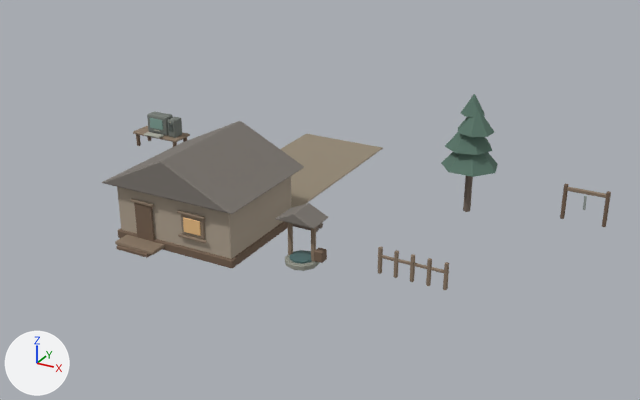
The Blender file assets/source/blender/urman_modular_kit.blend: old version first, new version second.
Camera for both pictures: a 50 mm camera at (23.0, -30.9, 18.2) aimed at (3.9, 3.9, 0.8). Lighting does not change. The marker at lower left points along +X, +Y and +Z. The older version comes first. Objects named as collision shapes, trigger or cutter boxes, shadow casters or lower levels of detail are left out.

Names of what the first picture shows: 'HouseA_Door_LOD0', 'HouseA_Foundation_LOD0', 'HouseA_Roof_LOD0', 'HouseA_Walls_LOD0', 'PineA_Crown_LOD0', 'RoadDirt_Straight_LOD0', 'WellA_Roof_LOD0' and 29 more.
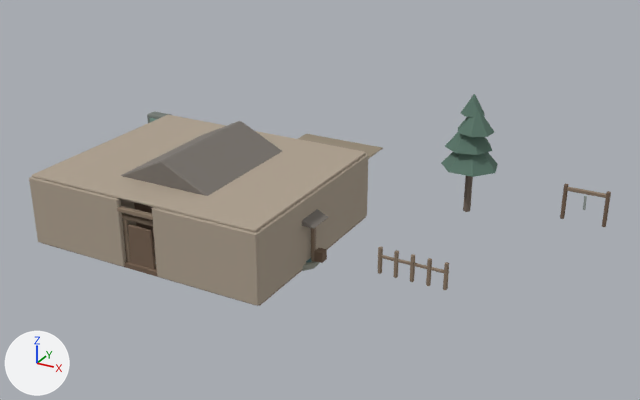
Not visible in the pictures: 'HouseInterior_FloorBoard_03_LOD0', 'HouseInterior_LeftWall_LOD0'.

Pixel boxes (x1, y1, x2, y2) of what changed, in the pictures (640 x 400 px):
'HouseInterior_CeilingField_LOD0', added (beige): after (32, 115, 366, 232)
'HouseInterior_FrontWallRight_LOD0', added (beige): after (152, 207, 260, 306)
'HouseInterior_RightWall_LOD0', added (beige): after (256, 154, 368, 304)
'HouseInterior_FrontWallLeft_LOD0', added (beige): after (29, 177, 126, 267)
'HouseInterior_EntryDoor_LOD0', added (brown): after (128, 224, 156, 269)
'HouseInterior_BaseTrimFront_LOD0', added: after (43, 243, 254, 305)
'HouseInterior_FrontWallLintel_LOD0', added: after (117, 206, 153, 220)
'HouseInterior_EntryFrameLeft_LOD0', added (mostly hidden): after (123, 219, 130, 262)
'HouseInterior_EntryFrameTop_LOD0', added: after (122, 214, 153, 227)
'HouseInterior_FloorBoard_05_LOD0', added: after (259, 217, 366, 306)
'HouseInterior_EntryFrameRight_LOD0', added (mostly hidden): after (153, 230, 157, 270)
'HouseInterior_FloorBoard_02_LOD0', added: after (125, 251, 156, 263)
'HouseA_Walls_LOD0', unchanged, covered by the edit: before (117, 176, 291, 259); after (120, 199, 153, 230)
'RoadDirt_Straight_LOD0', unchanged, covered by the edit: before (280, 134, 383, 208); after (298, 134, 383, 159)
'HouseA_Foundation_LOD0', unchanged, covered by the edit: before (118, 221, 288, 269)

What changed in the scene script:
```text
Add ob_houseinterior_entryframetop_lod0:
    ob_houseinterior_entryframetop_lod0 = bpy.data.objects.new('HouseInterior_EntryFrameTop_LOD0', me_cube_031_1)  # 24 vertices, 26 faces; spans x -0.96..0.96, y -0.1..0.1, z -0.09..0.09; in mat_weatheredwood (brown #8e7c69)
    ob_houseinterior_entryframetop_lod0.location = (0.0, -4.72, 2.4)
Add ob_houseinterior_entryframeright_lod0:
    ob_houseinterior_entryframeright_lod0 = bpy.data.objects.new('HouseInterior_EntryFrameRight_LOD0', me_cube_030_1)  # 24 vertices, 26 faces; spans x -0.1..0.1, y -0.09..0.09, z -1.2..1.2; in mat_weatheredwood (brown #8e7c69)
    ob_houseinterior_entryframeright_lod0.location = (0.8, -4.72, 1.2)
Add ob_houseinterior_entryframeleft_lod0:
    ob_houseinterior_entryframeleft_lod0 = bpy.data.objects.new('HouseInterior_EntryFrameLeft_LOD0', me_cube_030_1.copy())
    ob_houseinterior_entryframeleft_lod0.location = (-0.8, -4.72, 1.2)
Add ob_houseinterior_entrydoor_lod0:
    ob_houseinterior_entrydoor_lod0 = bpy.data.objects.new('HouseInterior_EntryDoor_LOD0', me_houseinterior_entrydoor_lod0mesh)  # 24 vertices, 26 faces; spans x -0.69..0.69, y -0.05..0.05, z -1.08..1.08; in mat_darkwood (brown #766150)
    ob_houseinterior_entrydoor_lod0.location = (0.0, -4.8, 1.05)
Add ob_houseinterior_frontwalllintel_lod0:
    ob_houseinterior_frontwalllintel_lod0 = bpy.data.objects.new('HouseInterior_FrontWallLintel_LOD0', me_cube_028_1)  # 24 vertices, 26 faces; spans x -0.99..0.99, y -0.12..0.12, z -0.11..0.11; in mat_weatheredwood (brown #8e7c69)
    ob_houseinterior_frontwalllintel_lod0.location = (0.0, -4.9, 2.82)
Add ob_houseinterior_frontwallright_lod0:
    ob_houseinterior_frontwallright_lod0 = bpy.data.objects.new('HouseInterior_FrontWallRight_LOD0', me_cube_027_1)  # 24 vertices, 26 faces; spans x -2.55..2.55, y -0.11..0.11, z -1.6..1.6; in mat_paintedplaster (beige #afa290)
    ob_houseinterior_frontwallright_lod0.location = (3.45, -4.9, 1.68)
Add ob_houseinterior_frontwallleft_lod0:
    ob_houseinterior_frontwallleft_lod0 = bpy.data.objects.new('HouseInterior_FrontWallLeft_LOD0', me_cube_027_1.copy())
    ob_houseinterior_frontwallleft_lod0.location = (-3.45, -4.9, 1.68)
Add ob_houseinterior_rightwall_lod0:
    ob_houseinterior_rightwall_lod0 = bpy.data.objects.new('HouseInterior_RightWall_LOD0', me_cube_025_1)  # 24 vertices, 26 faces; spans x -0.11..0.11, y -4.9..4.9, z -1.6..1.6; in mat_paintedplaster (beige #afa290)
    ob_houseinterior_rightwall_lod0.location = (5.9, 0.0, 1.68)
Add ob_houseinterior_leftwall_lod0:
    ob_houseinterior_leftwall_lod0 = bpy.data.objects.new('HouseInterior_LeftWall_LOD0', me_cube_025_1.copy())
    ob_houseinterior_leftwall_lod0.location = (-5.9, 0.0, 1.68)
Add ob_houseinterior_ceilingfield_lod0:
    ob_houseinterior_ceilingfield_lod0 = bpy.data.objects.new('HouseInterior_CeilingField_LOD0', me_cube_020_1)  # 24 vertices, 26 faces; spans x -5.9..5.9, y -4.9..4.9, z -0.06..0.06; in mat_paintedplaster (beige #afa290)
    ob_houseinterior_ceilingfield_lod0.location = (0.0, 0.0, 3.34)
Add ob_houseinterior_basetrimfront_lod0:
    ob_houseinterior_basetrimfront_lod0 = bpy.data.objects.new('HouseInterior_BaseTrimFront_LOD0', me_cube_019_1)  # 24 vertices, 26 faces; spans x -5.85..5.85, y -0.11..0.11, z -0.13..0.13; in mat_darkwood (brown #766150)
    ob_houseinterior_basetrimfront_lod0.location = (0.0, -4.84, 0.16)
Add ob_houseinterior_floorboard_05_lod0:
    ob_houseinterior_floorboard_05_lod0 = bpy.data.objects.new('HouseInterior_FloorBoard_05_LOD0', me_cube_017_1)  # 24 vertices, 26 faces; spans x -0.97..0.97, y -4.85..4.85, z -0.02..0.02; in mat_weatheredwood (brown #8e7c69)
    ob_houseinterior_floorboard_05_lod0.location = (5.0, 0.0, 0.03)
Add ob_houseinterior_floorboard_03_lod0:
    ob_houseinterior_floorboard_03_lod0 = bpy.data.objects.new('HouseInterior_FloorBoard_03_LOD0', me_cube_017_1.copy())
    ob_houseinterior_floorboard_03_lod0.location = (1.0, 0.0, 0.03)
Add ob_houseinterior_floorboard_02_lod0:
    ob_houseinterior_floorboard_02_lod0 = bpy.data.objects.new('HouseInterior_FloorBoard_02_LOD0', me_cube_017_1.copy())
    ob_houseinterior_floorboard_02_lod0.location = (-1.0, 0.0, 0.03)
```
